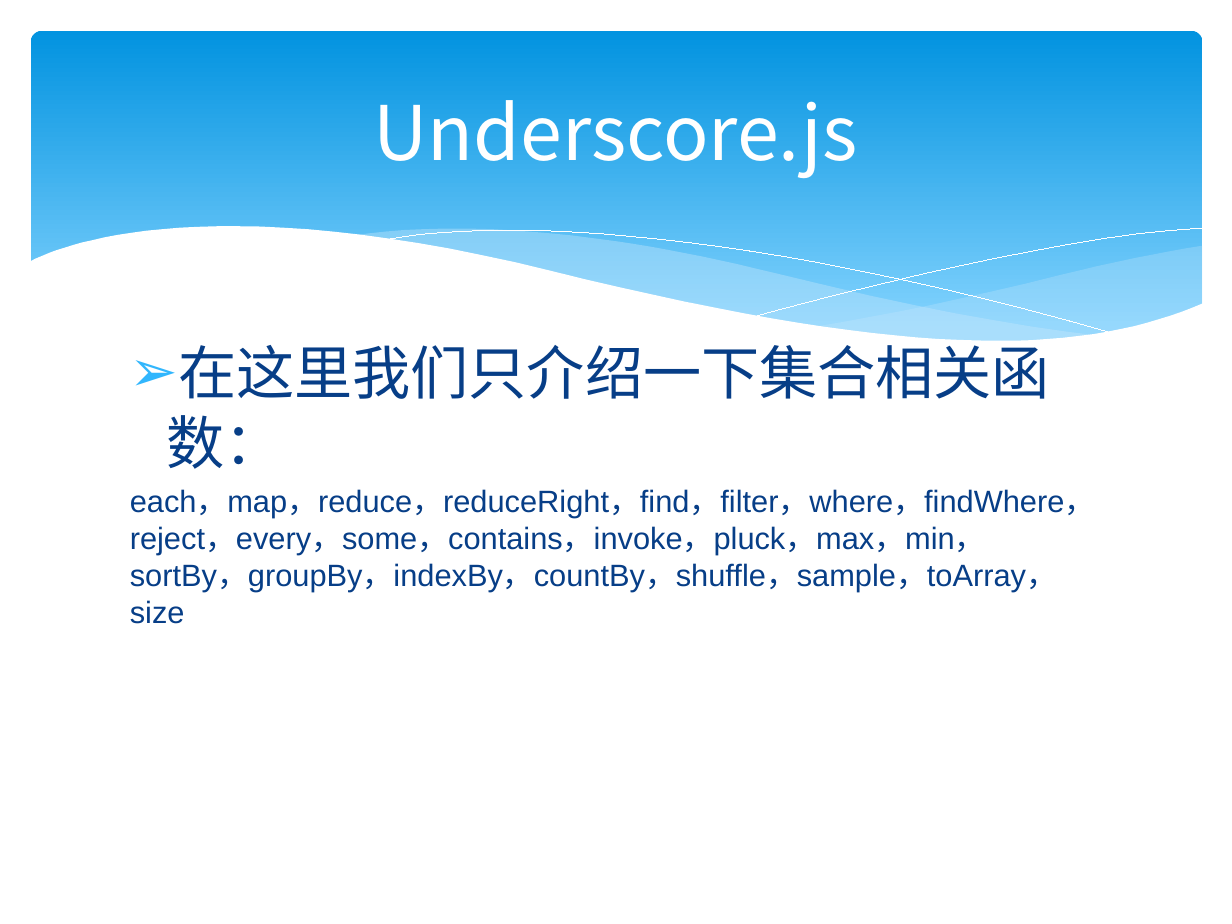
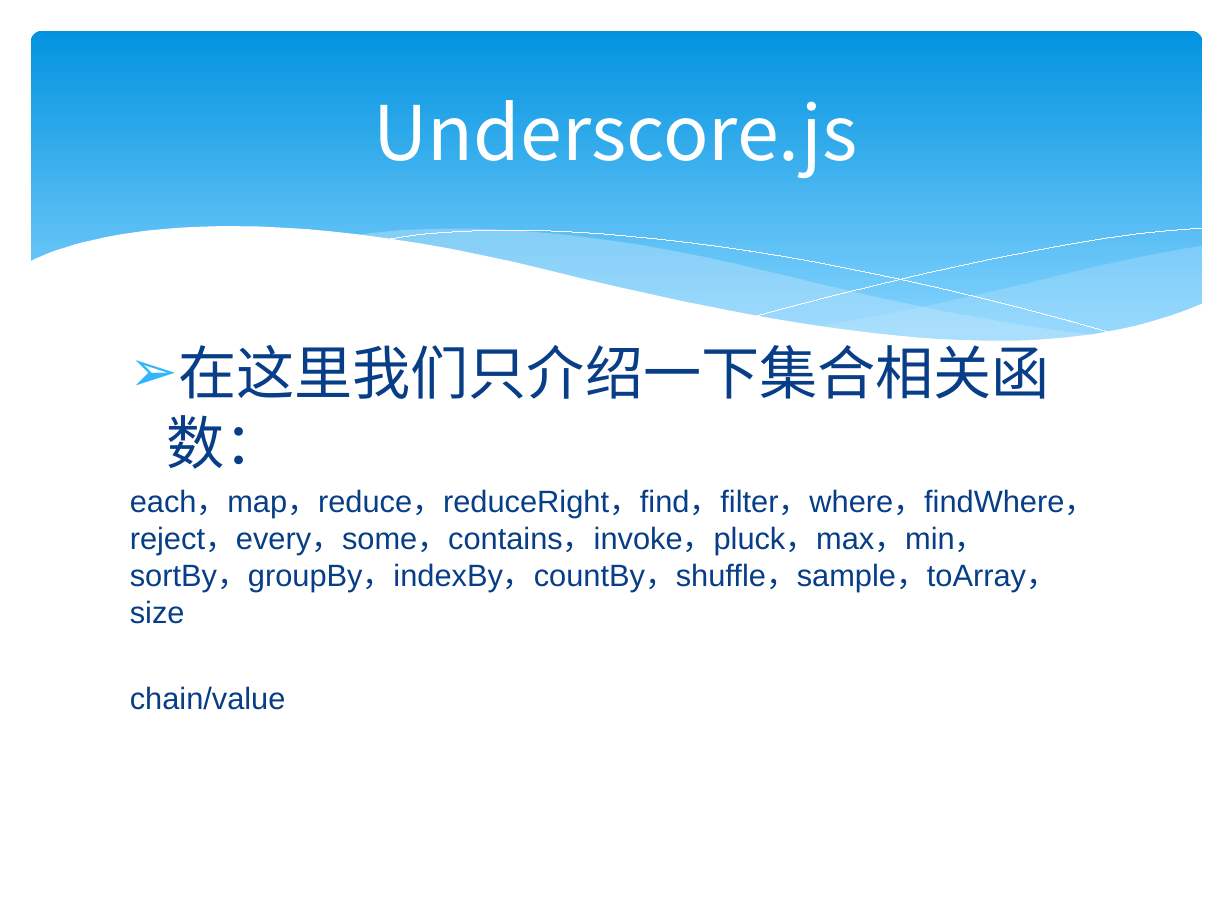
Before and after one commit to zjumty/jsfunc_training, a slide deck: slide 33 of JavaScriptFunctionObject.pptx. Drawn at 1232x924 pixels with LibreOffice and Linux fonts; fonts in the diff are those of the drawing. Boxes give left, top, right and bottom in pixels: in the first picture for what was removed or moved away, otherwise in the second. Text is boxed around its words. In the diff, an @@ line names an element or a change of style, - is before the commit and + after.

Commit message:
end

```diff
--- a/JavaScriptFunctionObject.pptx
+++ b/JavaScriptFunctionObject.pptx
@@ text at [130,686,286,710]: paragraph added @@
+chain/value
```
